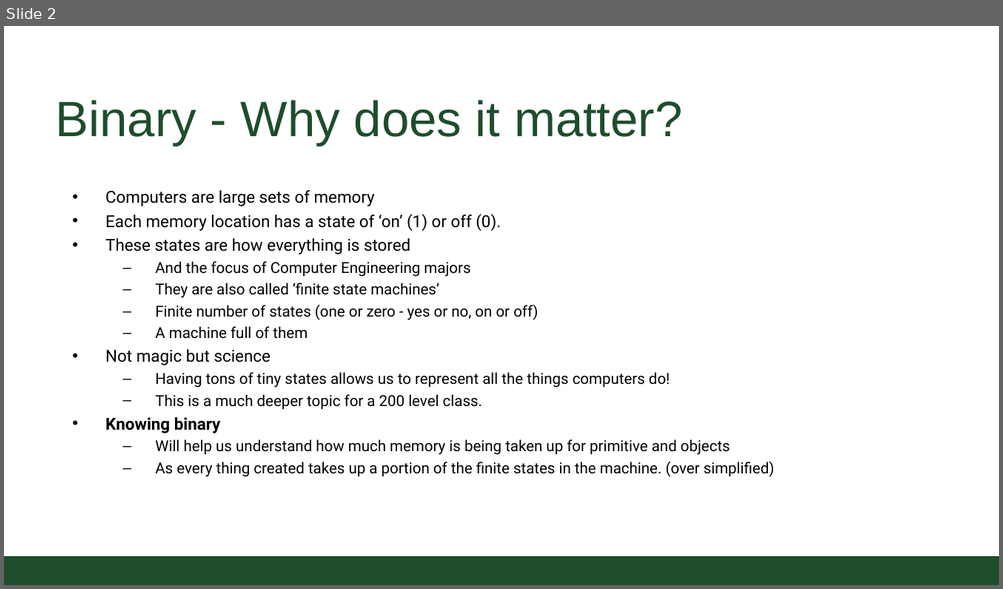
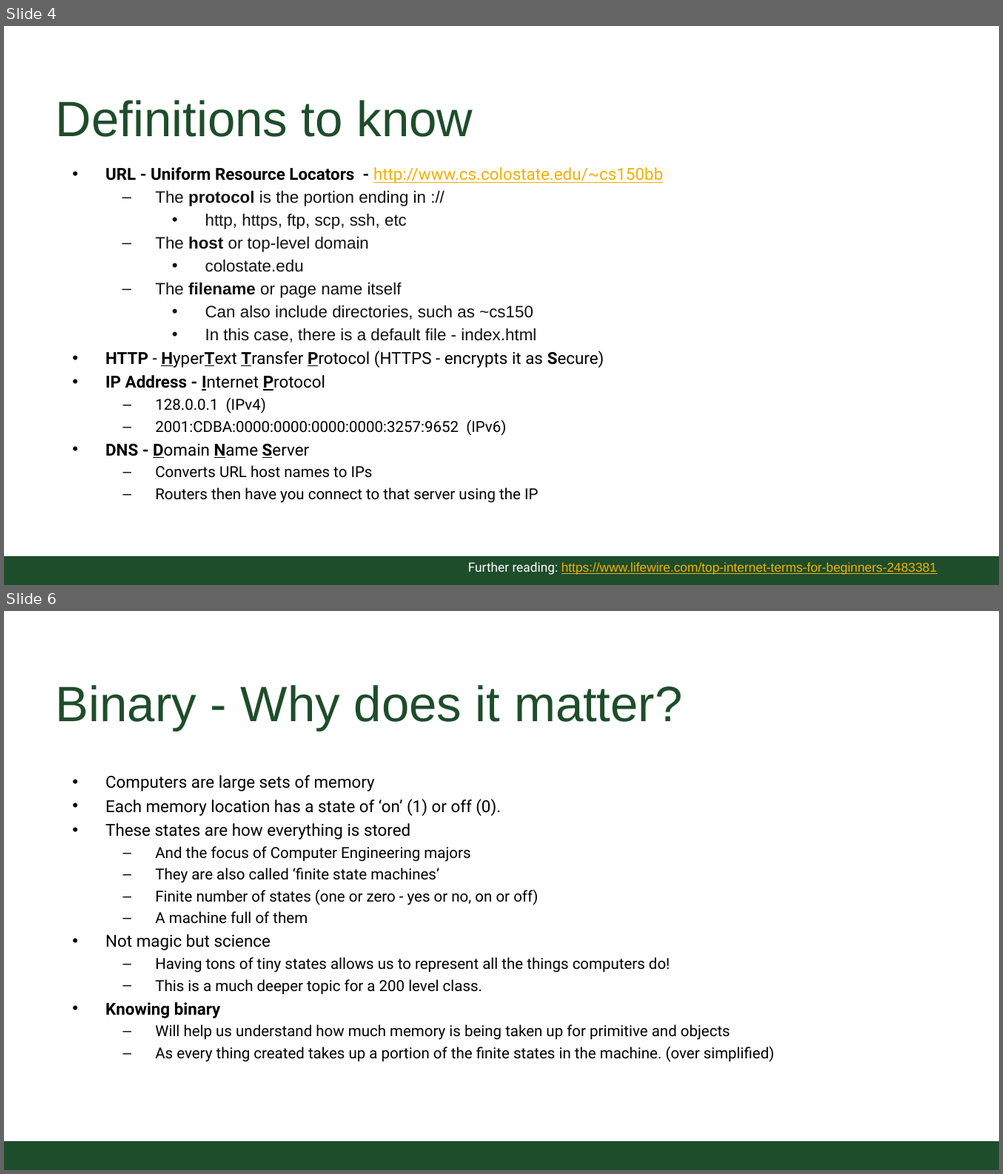
Before and after one commit to CSU-CS150B/handouts, a slide deck: Slides/On-Campus/09_01_1and0AddUp.pptx. Shown one above the other, each under a label of ours: slide 2 before the commit, slides 4 and 6 after it; the slides between them are not shown. The pictures are 1003x589 and 1003x1174 pixels, drawn with LibreOffice and Linux fonts; fonts in the diff are those of the drawing; background and template pictures are left out. Boxes give left, top, right and bottom in pixels: in the first picture for what was removed or moved away, otherwise in the second. Text is boxed around its words. In the diff, an @@ line names an element or a change of style, - is before the commit and + after.

```diff
--- a/Slides/On-Campus/09_01_1and0AddUp.pptx
+++ b/Slides/On-Campus/09_01_1and0AddUp.pptx
@@ slide 4 added at (4, 26, 999, 585), background #FFFFFF; not listed: 1 template element that a slide beside it also shows @@
@@ title added at (56, 100, 472, 137), 54.4 pt, text #1E4D2B @@
+Definitions to know
@@ text added at (105, 167, 663, 503), 18.1 pt, text #000000 @@
+• URL - Uniform Resource Locators - http://www.cs.colostate.edu/~cs150bb
+  – The protocol is the portion ending in ://
+    • http, https, ftp, scp, ssh, etc
+  – The host or top-level domain
+    • colostate.edu
+  – The filename or page name itself
+    • Can also include directories, such as ~cs150
+    • In this case, there is a default file - index.html
+• HTTP - HyperText Transfer Protocol (HTTPS - encrypts it as Secure)
+• IP Address - Internet Protocol
+  – 128.0.0.1 (IPv4)
+  – 2001:CDBA:0000:0000:0000:0000:3257:9652 (IPv6)
+• DNS - Domain Name Server
+  – Converts URL host names to IPs
+  – Routers then have you connect to that server using the IP
@@ text added at (468, 562, 936, 575), 14 pt, text #F3B000, underline @@
+Further reading: https://www.lifewire.com/top-internet-terms-for-beginners-2483381
@@ what was slide 2 is now slide 6 @@
```
Also in this commit, not shown: 3 other slides added, 1 slide removed, 2 other files.
